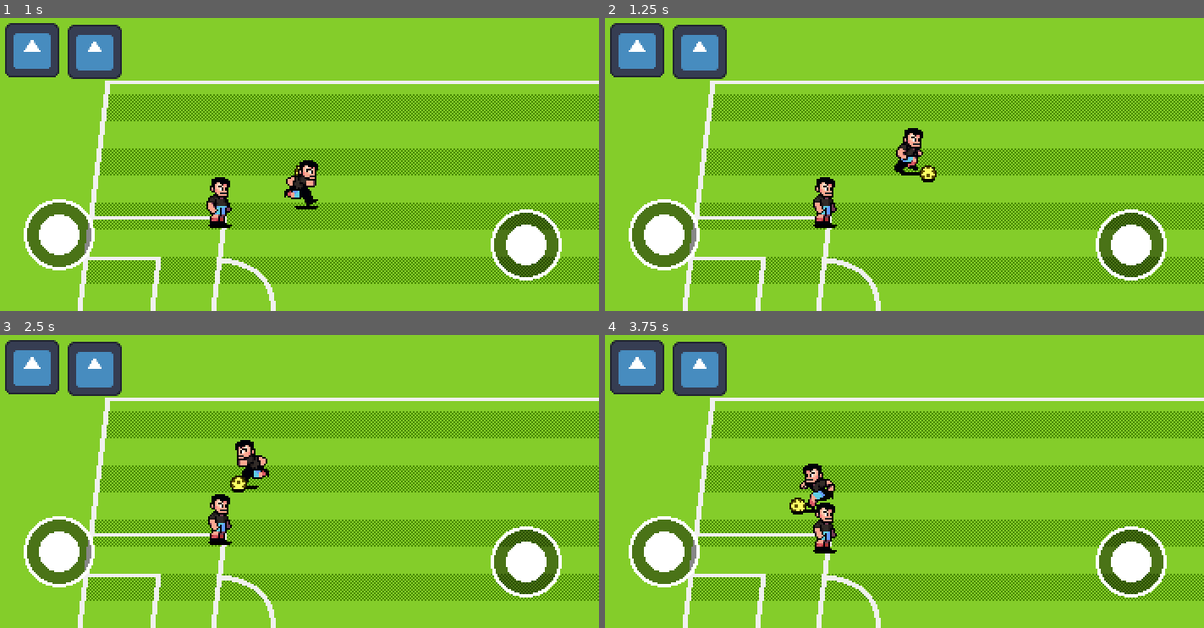
Above: before the commit, frames 1-4 (two rows, left to right).
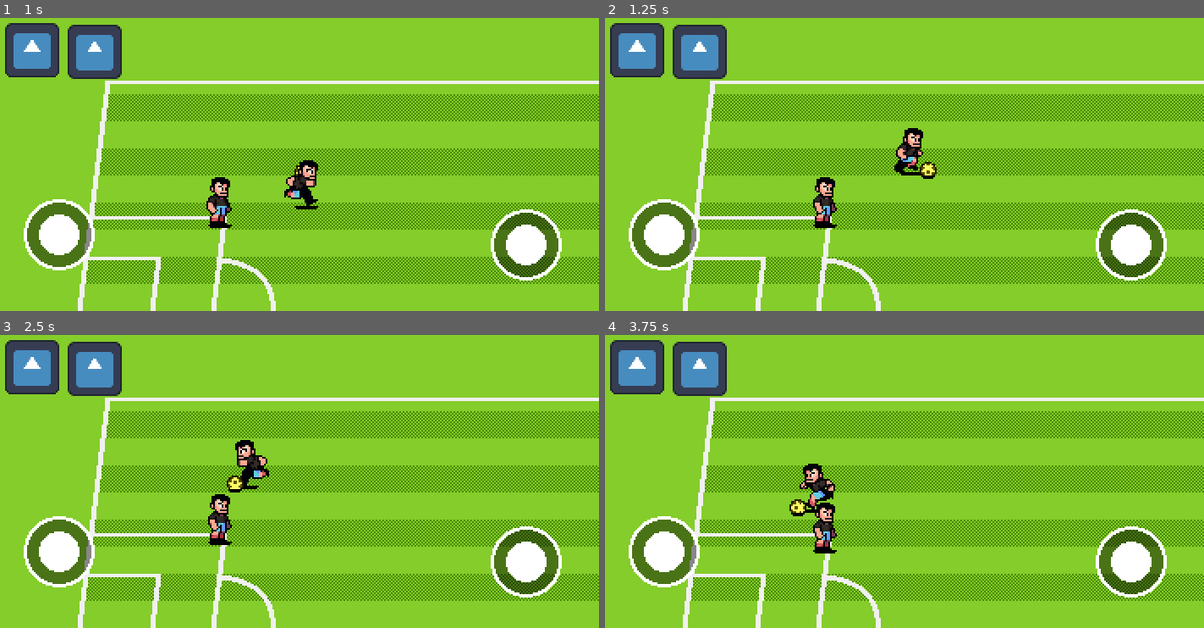
Above: after the commit, the same moments.

Repository: caelondev/Super-Striker
Game: Godot game, scene res://scenes/world.tscn
Two runs of this game, one before a commit and one after it. Both use one fixed random seed, a clock stepped at 60 frames per second and the inputs below. The engine's default icon, where the game draws it, is replaced by a stand-in: a white triangle on a blue panel in a dark square.
Inputs (mouse positions are in pixels of both pictures, inside the frame that each line leads up to):
- Up to frame 1 (1 s): move the mouse to (263, 220) at 0.52 s; hold W (p1_walk_up) from 0.53 s (still down); tap U (p1_pass) at 0.6 s; click (263, 220) at 0.67 s
- Up to frame 2 (1.25 s): keep holding W (p1_walk_up)
- Up to frame 3 (2.5 s): release W (p1_walk_up) at 1.25 s; drag from (479, 522) to (323, 487) at 1.27 s; move the mouse to (113, 428) at 2.02 s; hold A (p1_walk_left) from 2.03 s (still down); tap Keypad 2 (p2_pass) at 2.1 s
- Up to frame 4 (3.75 s): release A (p1_walk_left) at 2.75 s; drag from (928, 475) to (718, 428) at 2.77 s; move the mouse to (808, 399) at 3.52 s; hold S (p1_walk_down) from 3.53 s (still down); tap Down (p2_walk_down) at 3.6 s

Frame 1 is identical in both runs. In frame 2, 0.1% of the frame differs, in the area x 52-56%, y 49-57%; in frame 3, 0.1%; in frame 4, less than 0.1%.

Commit message:
Added charged kick mechanic, QoL adjustments, and code clean-up

Diff:
--- a/scenes/ball/ball.gd
+++ b/scenes/ball/ball.gd
@@ -4,6 +4,7 @@
 enum State {CARRIED, FREEFORM, SHOT}
 
 @onready var animation_player = %AnimationPlayer
+@onready var ball_sprite = %BallSprite
 @onready var player_detection_area : Area2D = %PlayerDetectionArea
 
 var carrier : Player = null
@@ -18,7 +19,13 @@
 	if current_state != null:
 		current_state.queue_free()
 	current_state = state_factory.get_fresh_state(state)
-	current_state.setup(self, player_detection_area, carrier, animation_player)
+	current_state.setup(self, player_detection_area, carrier, animation_player, ball_sprite)
 	current_state.state_transition_requested.connect(switch_state.bind())
 	current_state.name = "BallStateMachine " + str(state)
 	call_deferred("add_child", current_state)
+
+func shoot(shot_velocity: Vector2) -> void:
+	velocity = shot_velocity
+	carrier = null
+	print(velocity)
+	switch_state(Ball.State.SHOT)
--- a/scenes/ball/ball.tscn
+++ b/scenes/ball/ball.tscn
@@ -70,9 +70,11 @@
 
 [node name="Ball" type="AnimatableBody2D"]
 collision_layer = 4
+sync_to_physics = false
 script = ExtResource("1_stoaj")
 
 [node name="BallSprite" type="Sprite2D" parent="."]
+unique_name_in_owner = true
 texture = ExtResource("1_nv6q1")
 centered = false
 offset = Vector2(-5, -10)
--- a/scenes/ball/ball_states/ball_states.gd
+++ b/scenes/ball/ball_states/ball_states.gd
@@ -5,11 +5,13 @@
 
 var animation_player : AnimationPlayer = null
 var ball : Ball = null
+var ball_sprite : Sprite2D = null
 var carrier : Player = null
 var player_detection_area : Area2D = null
 
-func setup(context_ball: Ball, context_player_detection_area : Area2D, context_carrier : Player, context_animation_player : AnimationPlayer) -> void:
+func setup(context_ball: Ball, context_player_detection_area : Area2D, context_carrier : Player, context_animation_player : AnimationPlayer, context_ball_sprite: Sprite2D) -> void:
 	ball = context_ball
 	player_detection_area = context_player_detection_area
 	carrier = context_carrier
 	animation_player = context_animation_player
+	ball_sprite = context_ball_sprite
--- a/scenes/ball/ball_states/ball_stats_shot.gd
+++ b/scenes/ball/ball_states/ball_stats_shot.gd
@@ -1,2 +1,19 @@
 class_name BallStateShot
 extends BallState
+
+const BALL_SPRITE_SCALE = 0.8
+
+func _enter_tree():
+	if ball.velocity.x >= 0:
+		animation_player.play("Roll")
+		animation_player.advance(0)
+	else:
+		animation_player.play_backwards("Roll")
+		animation_player.advance(0)
+	ball_sprite.scale.y = BALL_SPRITE_SCALE
+
+func _physics_process(delta):
+	ball.move_and_collide(ball.velocity * delta)
+
+func _exit_tree():
+	ball_sprite.scale.y = 1
--- a/scenes/characters/player.gd
+++ b/scenes/characters/player.gd
@@ -23,12 +23,12 @@
 	flip_char_sprite()
 	move_and_slide()
 
-func switch_state(state: State) -> void:
+func switch_state(state: State, state_data: PlayerStateData = PlayerStateData.new()) -> void:
 	if current_state != null:
 		current_state.queue_free()
 
 	current_state = state_factory.get_fresh_tates(state)
-	current_state.setup(self, animation_player)
+	current_state.setup(self, state_data,animation_player, ball)
 	current_state.state_transition_requested.connect(switch_state.bind())
 	current_state.name = "PlayerState: " + str(state)
 	call_deferred("add_child", current_state)
@@ -57,3 +57,7 @@
 
 func is_carrying_ball() -> bool:
 	return ball.carrier == self
+
+func animation_complete() -> void:
+	if current_state != null:
+		current_state.animation_complete()
--- a/scenes/characters/player.tscn
+++ b/scenes/characters/player.tscn
@@ -41,6 +41,20 @@
 "transitions": PackedFloat32Array(1, 1, 1),
 "update": 1,
 "values": [49, 50, 51]
+}
+tracks/1/type = "method"
+tracks/1/imported = false
+tracks/1/enabled = true
+tracks/1/path = NodePath(".")
+tracks/1/interp = 1
+tracks/1/loop_wrap = true
+tracks/1/keys = {
+"times": PackedFloat32Array(0.15),
+"transitions": PackedFloat32Array(1),
+"values": [{
+"args": [],
+"method": &"animation_complete"
+}]
 }
 
 [sub_resource type="Animation" id="Animation_kqtwu"]
@@ -145,6 +159,7 @@
 platform_on_leave = 2
 platform_floor_layers = 4294967040
 script = ExtResource("1_yewv4")
+movement_speed = null
 power = 70.0
 control_scheme = 1
 
--- a/scenes/characters/states/player_state.gd
+++ b/scenes/characters/states/player_state.gd
@@ -1,11 +1,21 @@
 class_name PlayerState
 extends Node
 
-signal state_transition_requested(new_state: Player.State)
+signal state_transition_requested(new_state: Player.State, player_state_data: PlayerStateData)
 
 var animation_player : AnimationPlayer = null
+var ball : Ball = null
 var player : Player = null
+var player_state_data: PlayerStateData = PlayerStateData.new()
 
-func setup(context_player: Player, anim_player: AnimationPlayer) -> void:
+func setup(context_player: Player, context_data: PlayerStateData, anim_player: AnimationPlayer, context_ball : Ball) -> void:
 	player = context_player
+	player_state_data = context_data
 	animation_player = anim_player
+	ball = context_ball
+
+func transition_state(new_state : Player.State, player_state_data = PlayerStateData.new()) -> void:
+	state_transition_requested.emit(new_state, player_state_data)
+
+func animation_complete() -> void:
+	pass
--- /dev/null
+++ b/scenes/characters/states/player_state_data.gd
@@ -0,0 +1,15 @@
+class_name PlayerStateData
+
+var shot_direction : Vector2
+var shot_power : float
+
+static func build() -> PlayerStateData:
+	return PlayerStateData.new()
+
+func set_shot_direction(direction: Vector2) -> PlayerStateData:
+	shot_direction = direction
+	return self
+
+func set_shot_power(power: float) -> PlayerStateData:
+	shot_power = power
+	return self
--- a/scenes/characters/states/player_state_moving.gd
+++ b/scenes/characters/states/player_state_moving.gd
@@ -14,6 +14,6 @@
 	player.velocity = direction.normalized() * player.movement_speed
 
 	if player.is_carrying_ball() and KeyUtils.get_actions_just_pressed(player.control_scheme, KeyUtils.Action.SHOOT):
-		state_transition_requested.emit(Player.State.PREP_SHOT)
+		transition_state(Player.State.PREP_SHOT)
 	#if player.velocity != Vector2.ZERO and KeyUtils.get_actions_just_pressed(player.control_scheme, KeyUtils.Action.SHOOT):
 	#	state_transition_requested.emit(Player.State.TACKLING)
--- a/scenes/characters/states/player_state_prepping_shot.gd
+++ b/scenes/characters/states/player_state_prepping_shot.gd
@@ -21,5 +21,6 @@
 		var ease_time = duratiob_press / DURATION_MAX_BONUS
 		var bonus := ease(ease_time, EASE_REWARD_FACTOR)
 		var shot_power := player.power * (1 + bonus)
-		shot_direction.normalized()
-		print(shot_direction, shot_power)
+		shot_direction = shot_direction.normalized()
+		var data = PlayerStateData.build().set_shot_direction(shot_direction).set_shot_power(shot_power)
+		transition_state(Player.State.SHOOTING, data)
--- a/scenes/characters/states/player_state_recovering.gd
+++ b/scenes/characters/states/player_state_recovering.gd
@@ -12,4 +12,4 @@
 
 func _process(delta) -> void:
 	if Time.get_ticks_msec() - time_start_recovery > DURATION_RECOVERY:
-		state_transition_requested.emit(Player.State.MOVING)
+		transition_state(Player.State.MOVING)
--- a/scenes/characters/states/player_state_shooting.gd
+++ b/scenes/characters/states/player_state_shooting.gd
@@ -1,2 +1,16 @@
 class_name PlayerStateShooting
 extends PlayerState
+
+func _enter_tree():
+	animation_player.play("Kick")
+
+func animation_complete() -> void:
+	if player.control_scheme == Player.ControlScheme.CPU:
+		transition_state(Player.State.RECOVERING)
+	else:
+		transition_state(Player.State.MOVING)
+	shoot_ball()
+
+func shoot_ball() -> void:
+	ball.shoot(player_state_data.shot_direction * player_state_data.shot_power)
+	print(player_state_data)
--- a/scenes/characters/states/player_state_tackling.gd
+++ b/scenes/characters/states/player_state_tackling.gd
@@ -17,4 +17,4 @@
 		if player.velocity == Vector2.ZERO:
 			is_tackle_complete = true
 	elif Time.get_ticks_msec() - time_finish_tackle > DURATION_PRIOR_RECOVERY:
-		state_transition_requested.emit(Player.State.RECOVERING)
+		transition_state(Player.State.RECOVERING)
Not shown, added: scenes/characters/states/player_state_data.gd.uid
Not shown: 1 places in scenes/world.tscn that only renumber resources
